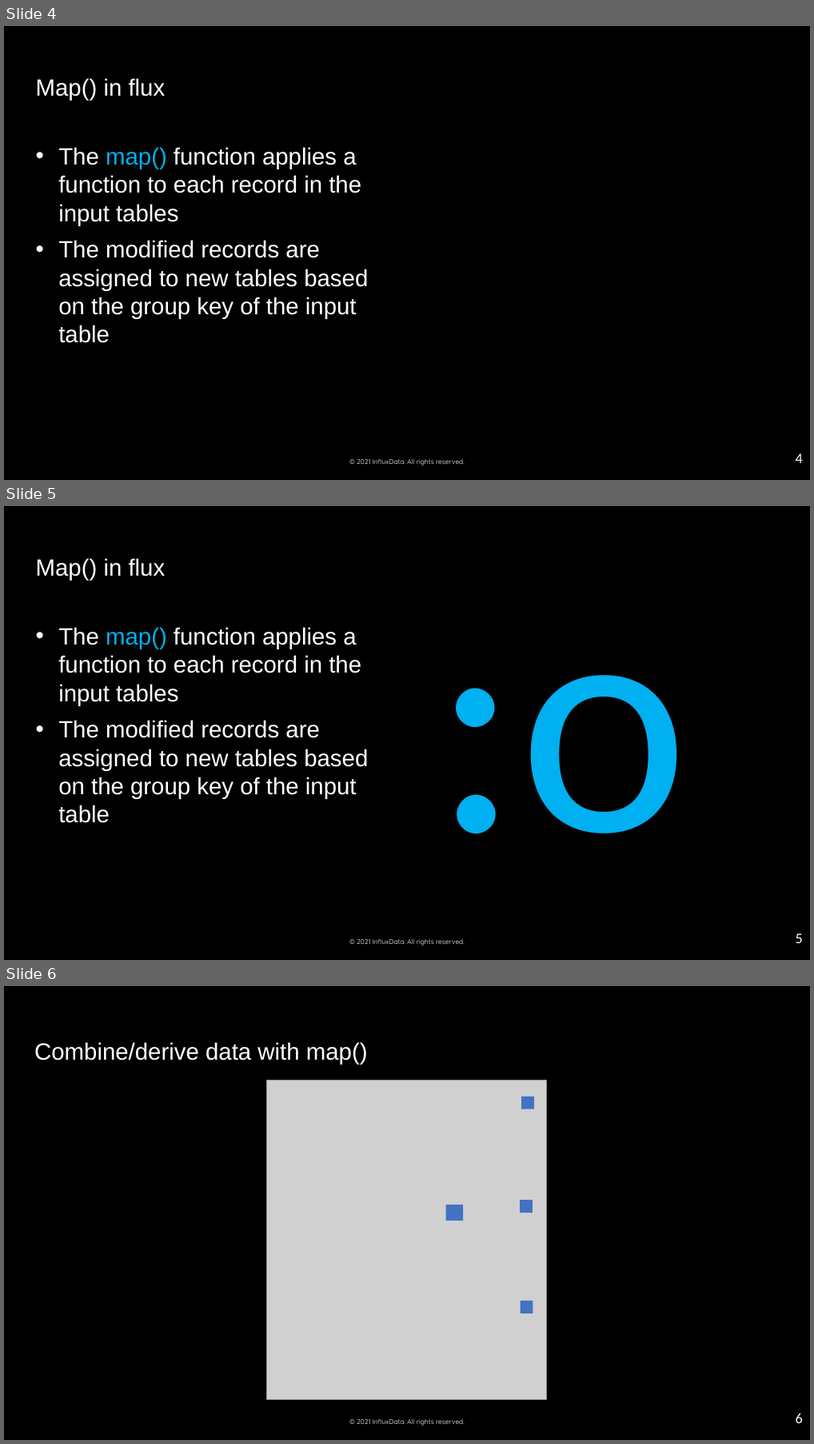
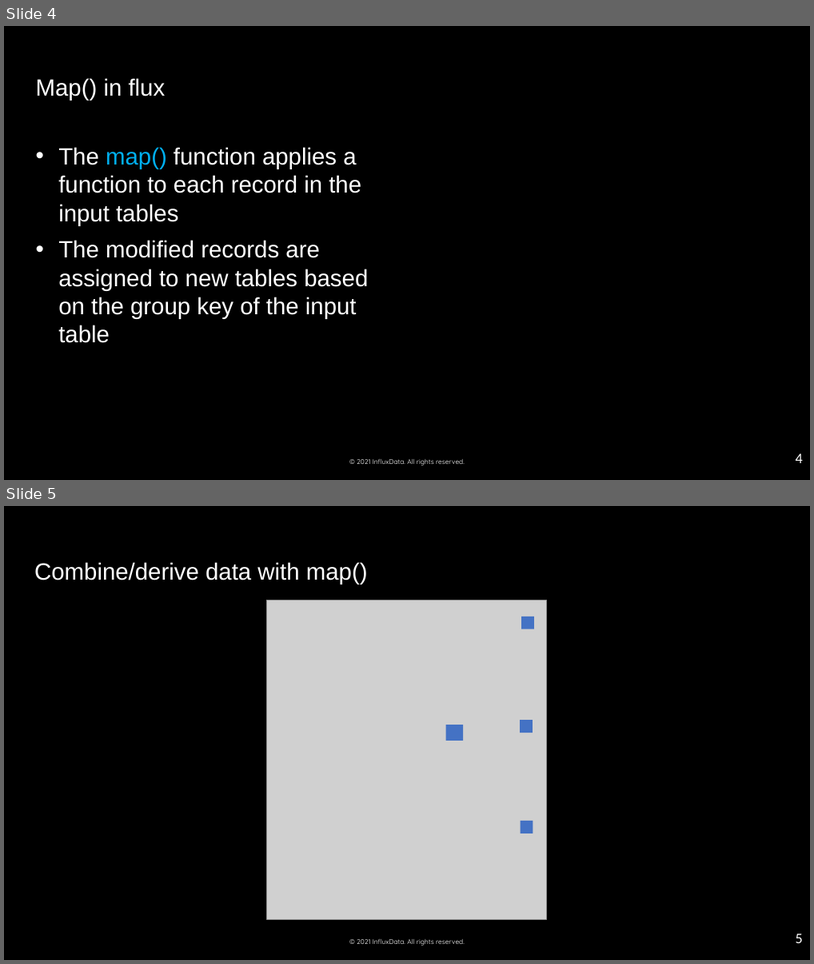
Before and after one commit to influxdata/influxdb-university, a slide deck: Training-material/day 1/04_advanced-data-analysis-map-UDF.pptx. Shown one above the other, each under a label of ours: slides 4, 5 and 6 before the commit, slides 4 and 5 after it. The pictures are 814x1444 and 814x964 pixels, drawn with LibreOffice and Linux fonts; fonts in the diff are those of the drawing; grey boxes stand for pictures; background and template pictures are left out. Boxes give left, top, right and bottom in pixels: in the first picture for what was removed or moved away, otherwise in the second. Text is boxed around its words. In the diff, an @@ line names an element or a change of style, - is before the commit and + after.

```diff
--- a/Training-material/day 1/04_advanced-data-analysis-map-UDF.pptx
+++ b/Training-material/day 1/04_advanced-data-analysis-map-UDF.pptx
@@ slide 5 removed at <box>4,506,810,960</box>, background #000000; not listed: 1 template element that a slide beside it also shows @@
@@ title removed at <box>36,558,166,580</box> @@
-Map() in flux
@@ text removed at <box>58,627,368,823</box> @@
-• The map() function applies a function to each record in the input tables
-• The modified records are assigned to new tables based on the group key of the input table
@@ text removed at <box>434,675,689,833</box> @@
-:o
@@ page number removed at <box>794,821,810,848</box> @@
-5
@@ page number removed at <box>796,933,803,943</box> @@
-5
@@ what was slide 6 is now slide 5 @@
@@ page number at <box>796,933,803,943</box>: text changed @@
-6
+5
```
Also in this commit, not shown: 16 slides changed, 4 slides added, 6 other slides removed, 21 other files.
